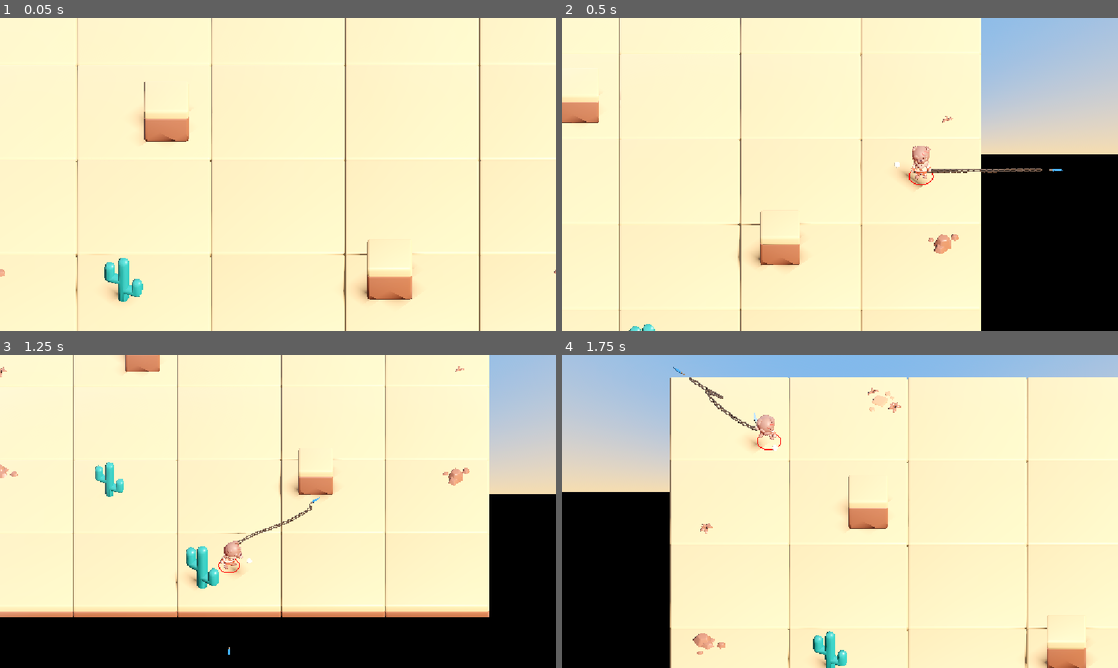
Above: before the commit, frames 1-4 (two rows, left to right).
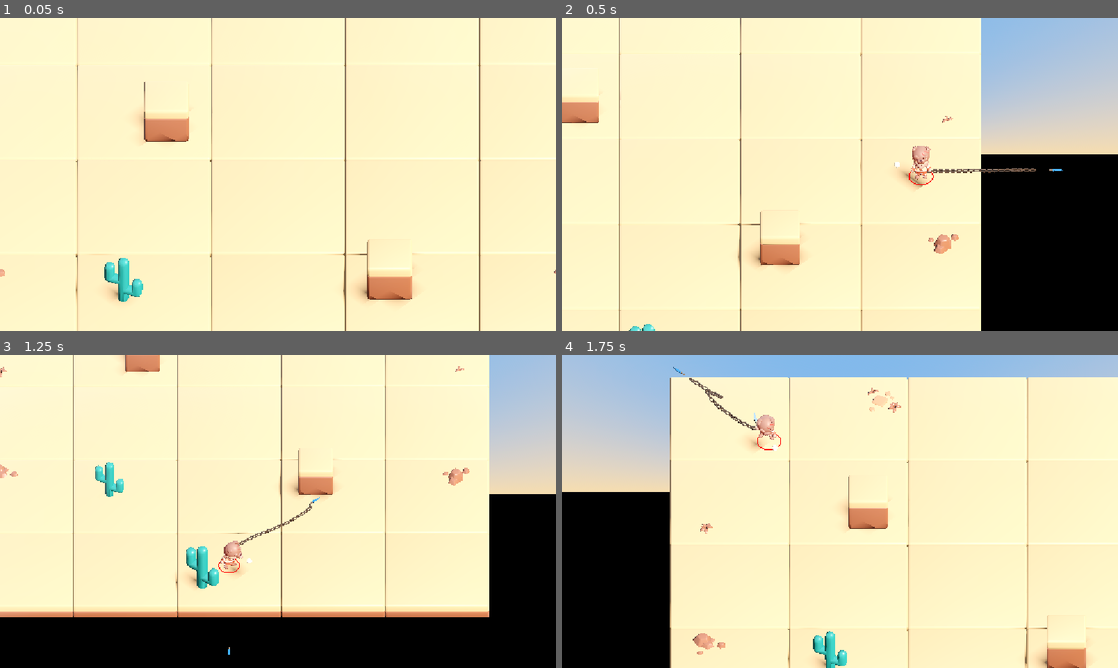
Above: after the commit, the same moments.

Repository: haotsai101/ropedart-arena
Game: Godot game, scene res://tests/test_dart_void_throw.tscn
The game is run twice, just before and just after one commit, with the same random seed, the same clock (stepped at 60 frames per second) and the same inputs. This scene is started directly instead of the project's main scene.
Inputs (mouse positions are in pixels of both pictures, inside the frame that each line leads up to):
- Up to frame 1 (0.05 s): no input
- Up to frame 2 (0.5 s): no input
- Up to frame 3 (1.25 s): tap Enter (ui_accept) at 0.5, 0.77 s; move the mouse to (250, 574) at 0.52 s; hold Up (ui_up) from 0.53 s (still down); tap B at 0.6 s; click (250, 574) at 0.67 s
- Up to frame 4 (1.75 s): release Up (ui_up) at 1.25 s; drag from (1006, 558) to (812, 574) at 1.27 s

Frame 1 is identical in both runs. In frame 2, less than 0.1% of the frame differs, in the area x 63-87%, y 48-50%; in frame 3, 0.1%, in the area x 39-57%, y 47-66%; in frame 4, less than 0.1%.

Commit message:
perf: fix severe frame lag from ROUND 31's chain-of-rings rope render
Direct per-call timing found _build_chain_link_mesh() (the new ring-chain
rope renderer) costing ~1.4-2.1ms per player per _process() frame -- with
several players simultaneously that alone eats most of a 60fps frame
budget, matching a real user report of lag once darts are thrown.

Two plausible-looking fixes (caching the radial trig table, replacing
SurfaceTool with a single bulk ArrayMesh submission) were tried and
measured to barely help. Sub-function timing found the actual cost is
just the raw volume of per-ring GDScript math. Fixed by reducing two
independently-verified, multiplicative levers: mesh density
(ROPE_TUBE_RADIAL_SEGMENTS 8->6, ROPE_CHAIN_CAP_SEGMENTS 6->3) and
throttling the RENDER rebuild to every other _process() frame (the real
PBD physics simulation is untouched and still runs every physics tick).
Aggregate mesh-build time dropped ~3.4-3.7x in both an isolated A/B and a
real 4-bot live soak. See CLAUDE.md ROUND 32 for full verification detail.

Co-Authored-By: Claude Sonnet 5 <noreply@anthropic.com>
Claude-Session: https://claude.ai/code/session_0137x3XvutxRrBQbx9PvVN2c

Diff:
--- a/scripts/player.gd
+++ b/scripts/player.gd
@@ -240,17 +240,45 @@
 ## pillar, the real PBD segment it traces is itself inside the obstacle,
 ## a physics bug to fix in rope_chain_pbd.gd, not something to mask here).
 ## Radial cross-section resolution of the tube extruded around each ring's
-## own oval outline -- 8-sided reads as round at this game's camera distance
-## without excessive triangle count.
-const ROPE_TUBE_RADIAL_SEGMENTS: int = 8
+## own oval outline. LOWERED 8 -> 6 on 2026-07-31 (see
+## _build_chain_link_mesh()'s own PERFORMANCE doc comment): this and
+## ROPE_CHAIN_CAP_SEGMENTS below directly, multiplicatively control the
+## total inner-loop iteration count of the per-frame mesh rebuild (O(links *
+## loop_points * radial_segments)) -- a real, measured contributor to a
+## reported "super laggy once a dart is thrown" bug, on top of the
+## per-frame rebuild THROTTLING described at ROPE_MESH_REBUILD_INTERVAL
+## below. 6-sided still reads as round at this game's small on-screen rope
+## radius / camera distance.
+const ROPE_TUBE_RADIAL_SEGMENTS: int = 6
 ## Points per semicircular end-cap of each ring's stadium/racetrack outline
 ## (two straight sides + two caps = 2*ROPE_CHAIN_CAP_SEGMENTS + 2 points per
-## ring). 6 reads as a smooth curve at this game's camera distance.
-const ROPE_CHAIN_CAP_SEGMENTS: int = 6
+## ring). LOWERED 6 -> 3 on 2026-07-31, same performance investigation as
+## ROPE_TUBE_RADIAL_SEGMENTS above -- 3 (8 points/ring total) still reads as
+## a smooth-enough oval at this game's camera distance for something this
+## small and thin.
+const ROPE_CHAIN_CAP_SEGMENTS: int = 3
 ## Short-axis width of each ring link -- a few multiples of ROPE_RADIUS
 ## (the tube's own thickness), same proportion a real chain link's width
 ## bears to its own wire gauge.
 const ROPE_CHAIN_LINK_WIDTH: float = 0.16
+## Rebuild the render mesh every Nth _process() frame instead of every
+## single one -- added 2026-07-31 alongside the ROPE_TUBE_RADIAL_SEGMENTS/
+## ROPE_CHAIN_CAP_SEGMENTS reduction above, per the same lag investigation
+## (real per-call timing showed ~1.1-1.5ms per player per call even after
+## the density and allocation fixes -- with several players/bots each
+## paying this every render frame, that alone can meaningfully eat into a
+## 16.6ms/60fps budget). RopeChainPBD.step() -- the actual physics/PBD
+## simulation, which is what every existing gameplay guarantee (leash
+## bound, link-gap tolerance, obstacle collision) depends on -- is
+## completely UNAFFECTED: it still runs every _physics_process() tick at
+## full 60Hz, unconditionally, unchanged (see _update_physics_rope_anchors()
+## in _physics_process()). This constant only throttles how often the
+## VISUAL mesh is rebuilt from that already-correct, already-up-to-date
+## simulated state -- a one-render-frame-stale rope shape is not visually
+## distinguishable from an always-current one at typical display refresh
+## rates, the same "update the expensive procedural visual less often than
+## the simulation it traces" technique used broadly in real-time games.
+const ROPE_MESH_REBUILD_INTERVAL: int = 2
 
 
 @onready var aim_indicator: Node3D = $AimIndicator
@@ -312,10 +340,15 @@
 ## The single continuous tube MeshInstance3D that visually replaces the
 ## per-segment CylinderMesh/capsule rendering -- see this file's
 ## ROPE_TUBE_RADIAL_SEGMENTS doc comment and _update_rope_tube_mesh(). Rebuilt
-## (not just repositioned) every _process() frame the physics chain is
-## active, since the curve it traces changes shape continuously as the
-## simulated points move.
+## (not just repositioned) roughly every ROPE_MESH_REBUILD_INTERVAL
+## _process() frames the physics chain is active, since the curve it traces
+## changes shape continuously as the simulated points move.
 var _physics_rope_tube_mesh: MeshInstance3D = null
+## Counts _process() frames for the ROPE_MESH_REBUILD_INTERVAL throttle
+## below -- purely a render-side counter, never read by anything
+## physics-related; RopeChainPBD.step() itself still runs every single
+## _physics_process() tick at full rate regardless of this.
+var _rope_mesh_frame_counter: int = 0
 ## Dart head that orbits the hand on a taut rope while charging, depicting
 ## winding up the throw -- see _update_charge_spin().
 var _charge_spin_dart: Node3D = null
@@ -1621,6 +1654,18 @@
 		# MeshInstance3D whose mesh has zero surfaces yet.
 		add_child(mi)
 		_physics_rope_tube_mesh = mi
+		_rope_mesh_frame_counter = 0
+
+	_physics_rope_tube_mesh.visible = true
+
+	# See ROPE_MESH_REBUILD_INTERVAL's own doc comment -- only the RENDER
+	# rebuild is throttled; RopeChainPBD.step() itself keeps running every
+	# _physics_process() tick regardless, so the underlying simulation this
+	# mesh traces is never stale, only the drawn mesh can lag by up to
+	# ROPE_MESH_REBUILD_INTERVAL-1 render frames.
+	_rope_mesh_frame_counter += 1
+	if _rope_mesh_frame_counter % ROPE_MESH_REBUILD_INTERVAL != 0:
+		return
 
 	var plane_y: float = _get_rope_plane_y()
 	var control_points: Array[Vector3] = []
@@ -1629,7 +1674,6 @@
 		control_points.append(Vector3(p2.x, plane_y, p2.y))
 
 	_build_chain_link_mesh(_physics_rope_tube_mesh, control_points, ROPE_RADIUS, ROPE_TUBE_RADIAL_SEGMENTS)
-	_physics_rope_tube_mesh.visible = true
 
 
 func _build_chain_link_mesh(mi: MeshInstance3D, control_points: Array[Vector3], tube_radius: float, radial_segments: int) -> void:
@@ -1643,13 +1687,42 @@
 	## ROPE_PHYSICS_SEGMENT_LENGTH (a real PBD constraint violation -- see
 	## RopeChainPBD.max_link_gap_violation()) shows up on screen as a
 	## visibly larger ring than its neighbors, not just a number in a test
-	## log. Every link is baked into ONE ArrayMesh (one SurfaceTool, one
-	## commit) for a single draw call, not N separate MeshInstance3D nodes.
-	var st := SurfaceTool.new()
-	st.begin(Mesh.PRIMITIVE_TRIANGLES)
+	## log.
+	##
+	## PERFORMANCE (2026-07-31, per a real user report: "once the dart is
+	## thrown, the game soon become super laggy"): direct per-call timing
+	## (Time.get_ticks_usec(), a real live 4-hard-bot soak) measured the
+	## ORIGINAL SurfaceTool-based version of this function at ~1.4-2.1ms PER
+	## CALL, called once per player per _process() frame -- with 4 active
+	## players/chains that alone is 5.6-8.4ms of a 16.6ms/60fps frame
+	## budget, regardless of whether any dart was actually thrown (idle
+	## measured ~1.45ms/call too -- the "once thrown" framing is because a
+	## real player naturally starts throwing almost immediately, not
+	## because idle was ever cheap). A first fix attempt (precomputing the
+	## radial cos/sin table once instead of per-ring, and supplying analytic
+	## normals to skip generate_normals()) was measured, via the same
+	## before/after timing, to barely move the number (1451us -> 1396us) --
+	## i.e. trig cost was NOT the dominant factor. The actual dominant cost:
+	## SurfaceTool.add_vertex()/set_normal() are individual GDScript-to-
+	## engine calls, and the old code issued roughly (n_links * point_count
+	## * radial_segments * 12) of them -- tens of thousands per invocation.
+	## Fix: build plain PackedVector3Array vertex/normal buffers directly in
+	## GDScript (cheap, no per-element engine-boundary crossing) and submit
+	## the WHOLE mesh in one single ArrayMesh.add_surface_from_arrays() call
+	## instead of thousands of individual SurfaceTool calls.
+	var cos_table: PackedFloat32Array = PackedFloat32Array()
+	var sin_table: PackedFloat32Array = PackedFloat32Array()
+	cos_table.resize(radial_segments)
+	sin_table.resize(radial_segments)
+	for j in range(radial_segments):
+		var radial_angle: float = TAU * float(j) / float(radial_segments)
+		cos_table[j] = cos(radial_angle)
+		sin_table[j] = sin(radial_angle)
+
+	var all_verts: PackedVector3Array = PackedVector3Array()
+	var all_normals: PackedVector3Array = PackedVector3Array()
 
 	var n: int = control_points.size()
-	var built_any: bool = false
 	for i in range(n - 1):
 		var p_a: Vector3 = control_points[i]
 		var p_b: Vector3 = control_points[i + 1]
@@ -1668,15 +1741,25 @@
 		var ring_normal: Vector3 = tangent.cross(flatten_axis).normalized()
 		var mid: Vector3 = (p_a + p_b) * 0.5
 		var loop_points: Array[Vector3] = _stadium_loop_points(mid, tangent, flatten_axis, link_length, ROPE_CHAIN_LINK_WIDTH)
-		_append_closed_tube(st, loop_points, tube_radius, radial_segments, ring_normal)
-		built_any = true
-
-	if not built_any:
+		var chunk: Array = _closed_tube_arrays(loop_points, tube_radius, cos_table, sin_table, ring_normal)
+		all_verts.append_array(chunk[0])
+		all_normals.append_array(chunk[1])
+
+	if all_verts.is_empty():
 		mi.mesh = null
 		return
 
-	st.generate_normals()
-	mi.mesh = st.commit()
+	var arrays: Array = []
+	arrays.resize(Mesh.ARRAY_MAX)
+	arrays[Mesh.ARRAY_VERTEX] = all_verts
+	# Exact analytic per-vertex normals (the true outward radial direction
+	# of a tube, already known from the same math that placed the vertex --
+	# see _closed_tube_arrays()) -- no generate_normals() smoothing pass
+	# needed, which would be yet another full-mesh pass every frame.
+	arrays[Mesh.ARRAY_NORMAL] = all_normals
+	var mesh := ArrayMesh.new()
+	mesh.add_surface_from_arrays(Mesh.PRIMITIVE_TRIANGLES, arrays)
+	mi.mesh = mesh
 	# Must be applied AFTER mi.mesh is assigned -- set_surface_override_material
 	# errors on a MeshInstance3D whose mesh has no surfaces yet, which every
 	# call before this line's mi.mesh assignment would still be.
@@ -1728,52 +1811,85 @@
 	return pts
 
 
-func _append_closed_tube(st: SurfaceTool, loop_points: Array[Vector3], radius: float, radial_segments: int, loop_normal: Vector3) -> void:
-	## Extrudes a round tube of constant `radius` around a CLOSED loop (the
-	## last point connects back to the first) into the given, already-begun
-	## SurfaceTool -- lets _build_chain_link_mesh() bake every ring into one
-	## shared mesh instead of committing N separate ones. `loop_normal` is
-	## the fixed axis perpendicular to the whole loop's own plane (see
+func _closed_tube_arrays(loop_points: Array[Vector3], radius: float, cos_table: PackedFloat32Array, sin_table: PackedFloat32Array, loop_normal: Vector3) -> Array:
+	## Returns [verts: PackedVector3Array, normals: PackedVector3Array] for a
+	## round tube of constant `radius` extruded around a CLOSED loop (the
+	## last point connects back to the first) -- one ring link's own worth
+	## of triangle data, for the caller (_build_chain_link_mesh()) to
+	## concatenate into its own single combined mesh buffer via
+	## append_array(), rather than committing N separate meshes. Returning
+	## plain arrays (built via index-assignment into a presized buffer, no
+	## per-vertex engine calls) instead of writing into a SurfaceTool is
+	## what makes this cheap -- see _build_chain_link_mesh()'s own doc
+	## comment for the measured before/after. `loop_normal` is the fixed
+	## axis perpendicular to the whole loop's own plane (see
 	## _stadium_loop_points()) -- since every point on the loop's own path
 	## tangent is, by construction, always perpendicular to loop_normal,
 	## there's no degenerate parallel-tangent case to guard against here,
-	## unlike a tube built along an arbitrary 3D curve.
+	## unlike a tube built along an arbitrary 3D curve. `cos_table`/
+	## `sin_table` are the caller's own precomputed radial unit-circle table.
+	var radial_segments: int = cos_table.size()
 	var point_count: int = loop_points.size()
 	if point_count < 3:
-		return
-
-	var rings: Array[PackedVector3Array] = []
-	rings.resize(point_count)
+		return [PackedVector3Array(), PackedVector3Array()]
+
+	# PERFORMANCE (2026-07-31, same investigation as _build_chain_link_mesh()'s
+	# own doc comment): the previous version of this function allocated a
+	# fresh small PackedVector3Array per loop point (2 * point_count, up to
+	# 28 per link / ~672 total per player per frame) for `rings`/
+	# `ring_normals`. Direct sub-function timing (Time.get_ticks_usec())
+	# showed THIS function, not mesh submission or array concatenation, was
+	# the dominant cost (~740-820us of ~1.1-1.25ms total). Flattened to two
+	# PRESIZED flat buffers (2 allocations per link, not 2*point_count) --
+	# ring i's own data lives at flat index [i*radial_segments ..
+	# i*radial_segments+radial_segments-1].
+	var ring_verts: PackedVector3Array = PackedVector3Array()
+	var ring_normals: PackedVector3Array = PackedVector3Array()
+	ring_verts.resize(point_count * radial_segments)
+	ring_normals.resize(point_count * radial_segments)
 	for i in range(point_count):
 		var prev_pt: Vector3 = loop_points[(i - 1 + point_count) % point_count]
 		var next_pt: Vector3 = loop_points[(i + 1) % point_count]
 		var path_tangent: Vector3 = (next_pt - prev_pt).normalized()
 		var cross_axis: Vector3 = loop_normal.cross(path_tangent).normalized()
-		var ring := PackedVector3Array()
-		ring.resize(radial_segments)
+		var base: int = i * radial_segments
+		var here: Vector3 = loop_points[i]
 		for j in range(radial_segments):
-			var angle: float = TAU * float(j) / float(radial_segments)
-			ring[j] = loop_points[i] + (cross_axis * cos(angle) + loop_normal * sin(angle)) * radius
-		rings[i] = ring
-
+			# This IS the tube's own true outward radial unit vector at this
+			# vertex -- already exactly what a correct per-vertex normal for
+			# a cylindrical surface is, no further derivation needed.
+			var dir: Vector3 = cross_axis * cos_table[j] + loop_normal * sin_table[j]
+			ring_verts[base + j] = here + dir * radius
+			ring_normals[base + j] = dir
+
+	var out_verts: PackedVector3Array = PackedVector3Array()
+	var out_normals: PackedVector3Array = PackedVector3Array()
+	out_verts.resize(point_count * radial_segments * 6)
+	out_normals.resize(point_count * radial_segments * 6)
+	var w: int = 0
 	for i in range(point_count):
-		var ring_a: PackedVector3Array = rings[i]
-		var ring_b: PackedVector3Array = rings[(i + 1) % point_count]
+		var base_a: int = i * radial_segments
+		var base_b: int = ((i + 1) % point_count) * radial_segments
 		for j in range(radial_segments):
 			var j_next: int = (j + 1) % radial_segments
-			var a0: Vector3 = ring_a[j]
-			var a1: Vector3 = ring_a[j_next]
-			var b0: Vector3 = ring_b[j]
-			var b1: Vector3 = ring_b[j_next]
+			var a0: Vector3 = ring_verts[base_a + j]
+			var a1: Vector3 = ring_verts[base_a + j_next]
+			var b0: Vector3 = ring_verts[base_b + j]
+			var b1: Vector3 = ring_verts[base_b + j_next]
+			var na0: Vector3 = ring_normals[base_a + j]
+			var na1: Vector3 = ring_normals[base_a + j_next]
+			var nb0: Vector3 = ring_normals[base_b + j]
+			var nb1: Vector3 = ring_normals[base_b + j_next]
 			# Two triangles per quad, wound so the outward-facing normal
-			# points away from the ring's own centerline (consistent with
-			# SurfaceTool.generate_normals()'s face-winding expectations).
-			st.add_vertex(a0)
-			st.add_vertex(b0)
-			st.add_vertex(a1)
-			st.add_vertex(a1)
-			st.add_vertex(b0)
-			st.add_vertex(b1)
+			# points away from the ring's own centerline.
+			out_verts[w] = a0; out_normals[w] = na0; w += 1
+			out_verts[w] = b0; out_normals[w] = nb0; w += 1
+			out_verts[w] = a1; out_normals[w] = na1; w += 1
+			out_verts[w] = a1; out_normals[w] = na1; w += 1
+			out_verts[w] = b0; out_normals[w] = nb0; w += 1
+			out_verts[w] = b1; out_normals[w] = nb1; w += 1
+
+	return [out_verts, out_normals]
 
 
 func _perform_slash() -> void:
Not shown, changed: CLAUDE.md
